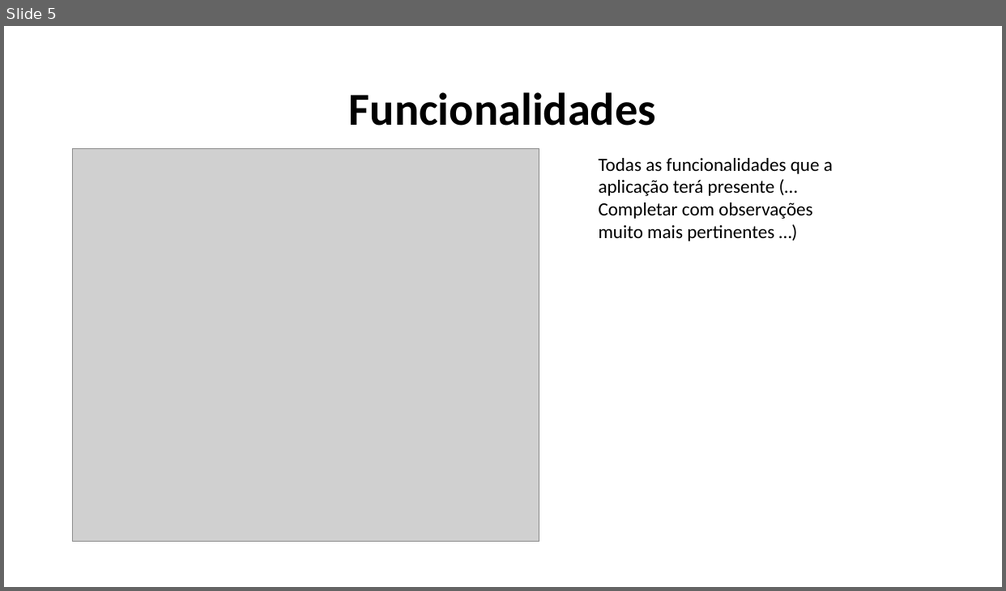
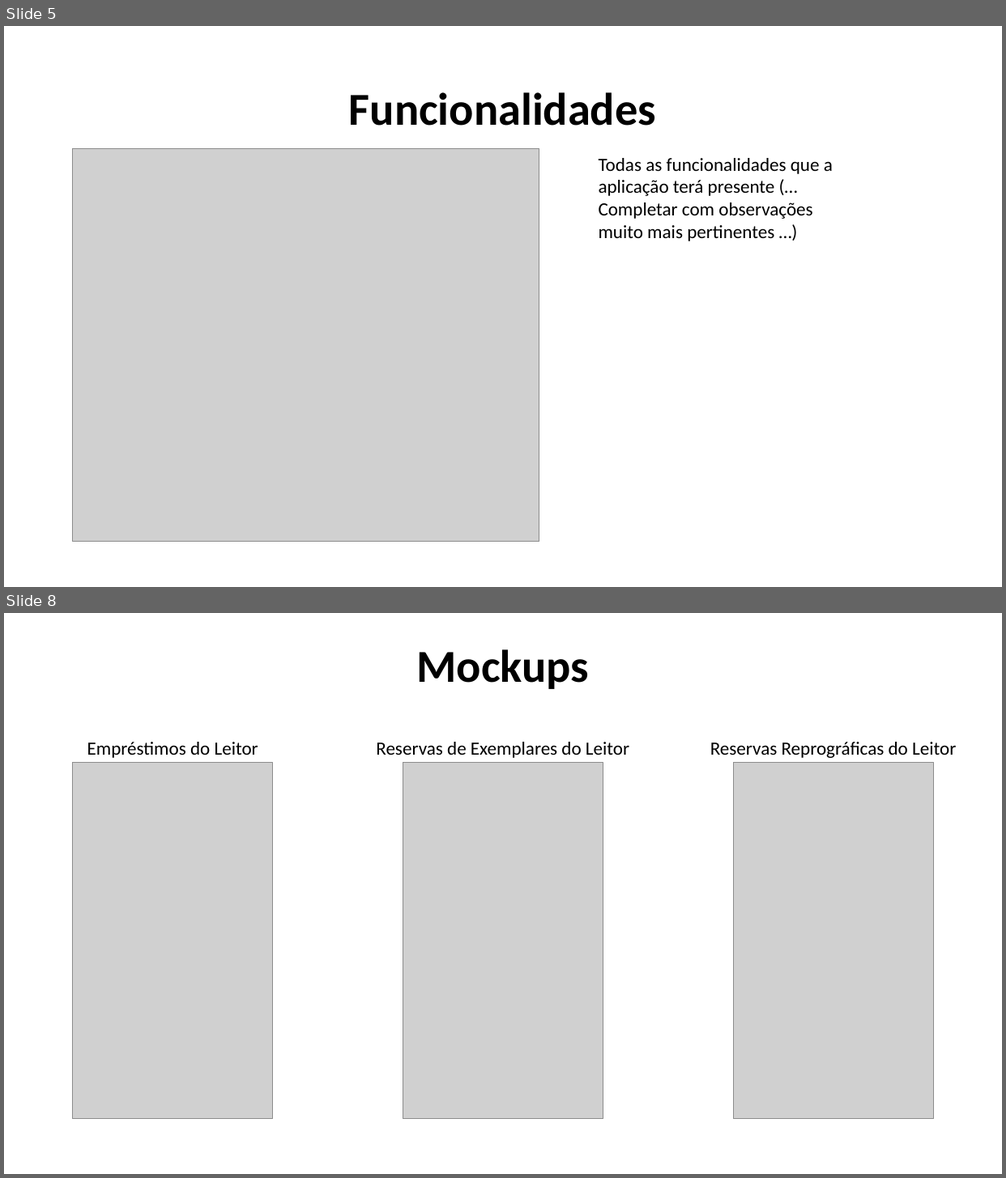
Before and after one commit to 2180622/IPL_PSI_ProjetoFinal_SARAMAGO, a slide deck: Documentacao/Especificacao_Sistema_Informacao/AndroidPowerPoint.pptx. Shown one above the other, each under a label of ours: slide 5 before the commit, slides 5 and 8 after it; the slides between them are not shown. The pictures are 1006x591 and 1006x1178 pixels, drawn with LibreOffice and Linux fonts; fonts in the diff are those of the drawing; grey boxes stand for pictures. Boxes give left, top, right and bottom in pixels: in the first picture for what was removed or moved away, otherwise in the second. Text is boxed around its words. In the diff, an @@ line names an element or a change of style, - is before the commit and + after.

```diff
--- a/Documentacao/Especificacao_Sistema_Informacao/AndroidPowerPoint.pptx
+++ b/Documentacao/Especificacao_Sistema_Informacao/AndroidPowerPoint.pptx
@@ slide 8 added at bbox=[4, 613, 1002, 1174], background #FFFFFF @@
@@ text added at bbox=[417, 649, 590, 689], 44 pt, text #000000, bold @@
+Mockups
@@ text added at bbox=[87, 742, 258, 758], 18 pt, text #000000 @@
+Empréstimos do Leitor
@@ text added at bbox=[376, 742, 629, 758], 18 pt, text #000000 @@
+Reservas de Exemplares do Leitor
@@ text added at bbox=[710, 742, 956, 758], 18 pt, text #000000 @@
+Reservas Reprográficas do Leitor
@@ picture added at bbox=[73, 763, 274, 1119] @@
@@ picture added at bbox=[403, 763, 603, 1119] @@
@@ picture added at bbox=[733, 763, 934, 1119] @@
```
Also in this commit, not shown: 1 slide changed, 5 other slides added, 2 slides removed.
